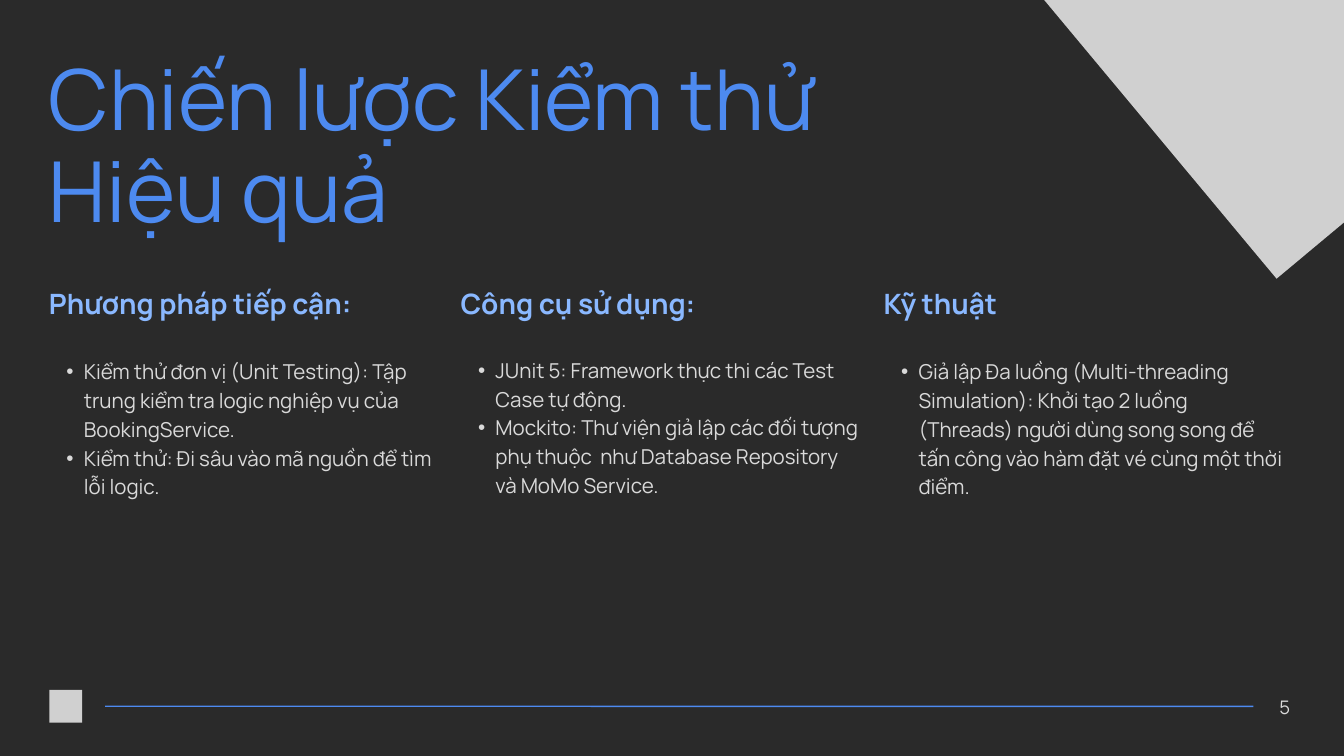
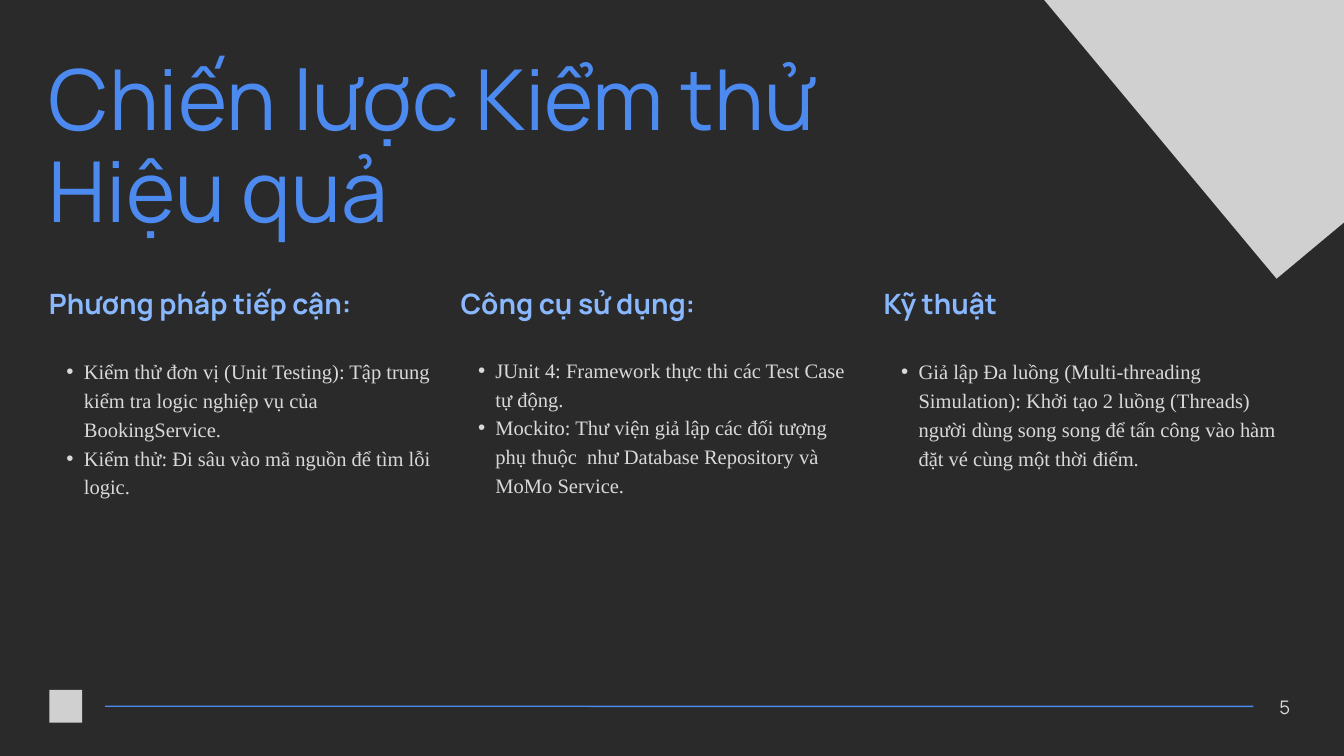
Before and after one commit to khanh208/QLDat_Ve, a slide deck: slide 6 of Bao-cao-KTPM/Bài thuyết trình - Kiểm Thử Phần Mềm (1).pptx (slide 5 before the commit). Drawn at 1344x756 pixels with LibreOffice and Linux fonts; fonts in the diff are those of the drawing; grey boxes stand for pictures. Boxes give left, top, right and bottom in pixels: in the first picture for what was removed or moved away, otherwise in the second. Text is boxed around its words. In the diff, an @@ line names an element or a change of style, - is before the commit and + after.

```diff
--- a/Bao-cao-KTPM/Bài thuyết trình - Kiểm Thử Phần Mềm (1).pptx
+++ b/Bao-cao-KTPM/Bài thuyết trình - Kiểm Thử Phần Mềm (1).pptx
@@ text "Kiểm thử đơn vị (Unit ..." at [84,364,431,499]: font Manrope to Times New Roman @@
@@ text "Giả lập Đa luồng (Multi-threading ..." at [919,364,1275,471]: font Manrope to Times New Roman @@
@@ text at [495,363,845,412]: text changed; font Manrope to Times New Roman @@
-  • JUnit 5: Framework thực thi các Test Case tự động.
+  • JUnit 4: Framework thực thi các Test Case tự động.
@@ text at [495,420,827,493]: font Manrope to Times New Roman in "Mockito: Thư viện giả lập các đối ..." @@
```
Also in this commit, not shown: 8 other slides changed, 2 slides added, 9 other files.
